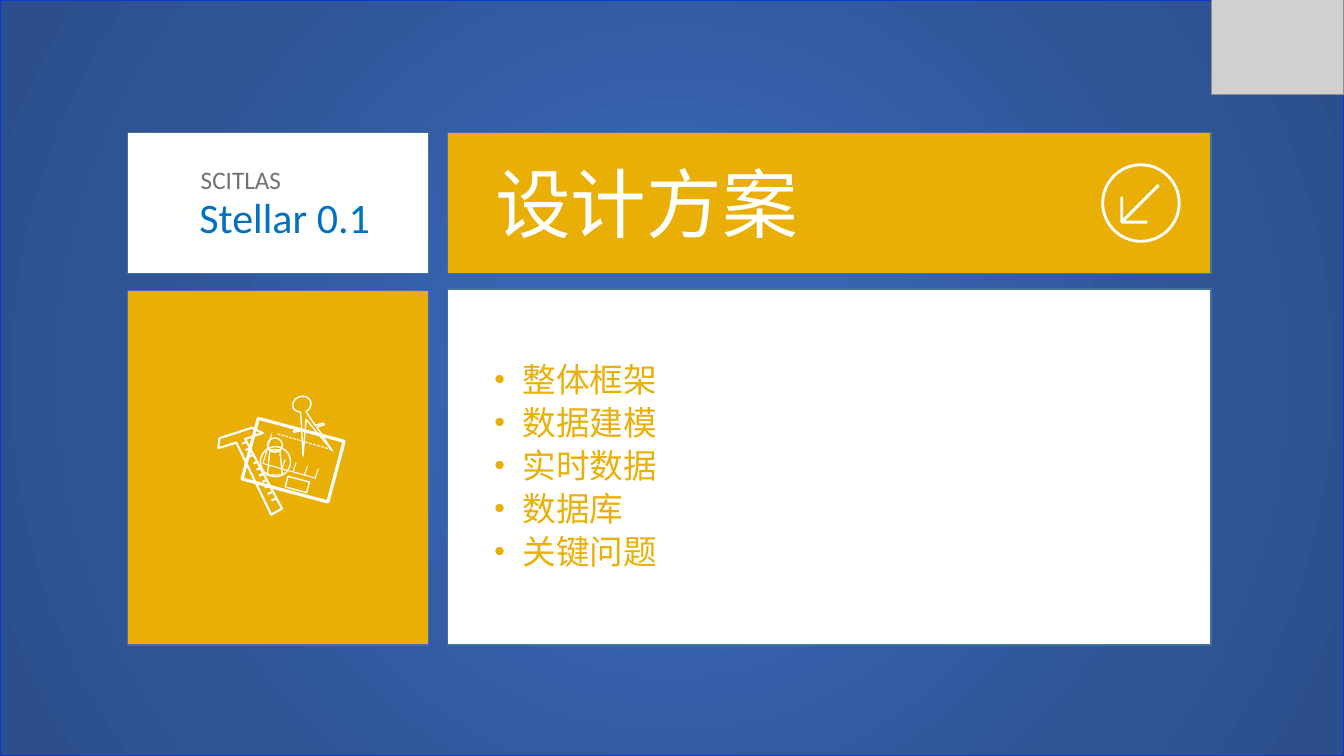
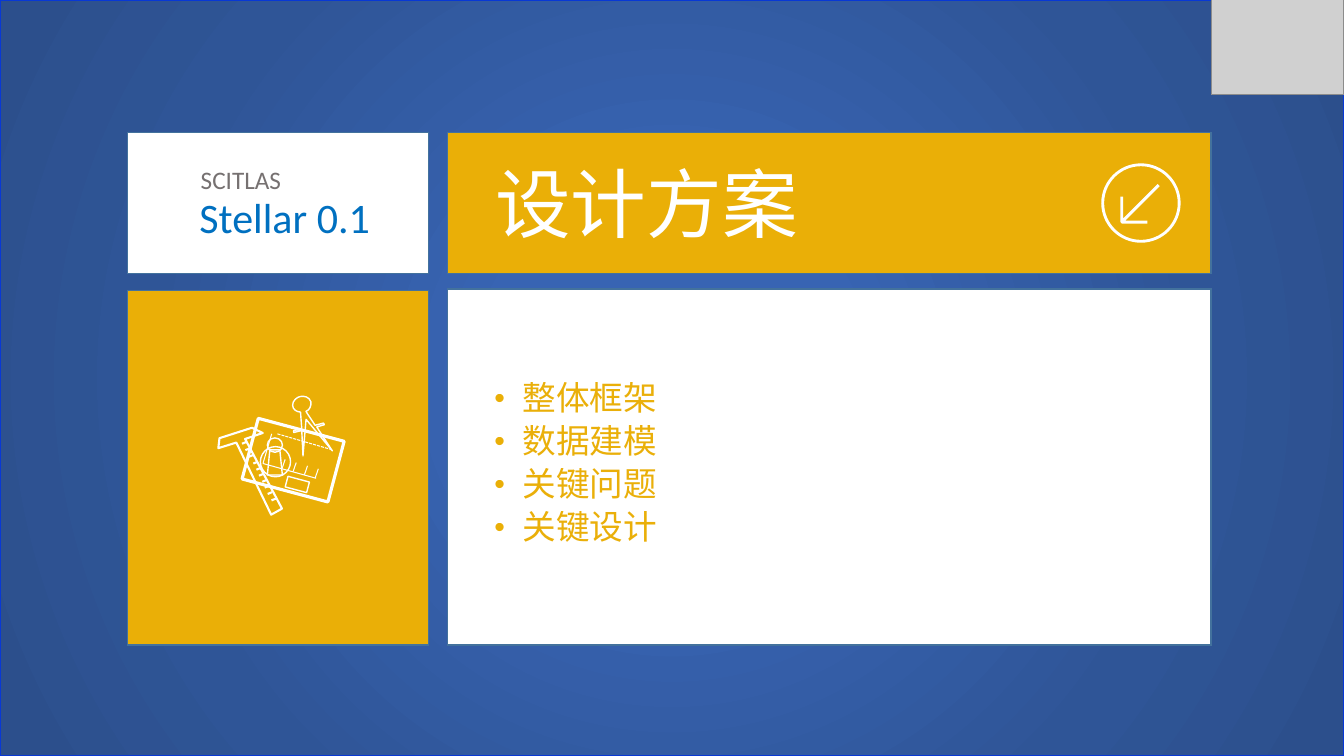
Before and after one commit to SCITLAS/Stellar, a slide deck: slide 8 of Stellar_0.1/documents/design.pptx. Drawn at 1344x756 pixels with LibreOffice and Linux fonts; fonts in the diff are those of the drawing; grey boxes stand for pictures. Boxes give left, top, right and bottom in pixels: in the first picture for what was removed or moved away, otherwise in the second. Text is boxed around its words. In the diff, an @@ line names an element or a change of style, - is before the commit and + after.

```diff
--- a/Stellar_0.1/documents/design.pptx
+++ b/Stellar_0.1/documents/design.pptx
@@ text "整体框架": place and size @@
-text "整体框架" at box(523, 364, 657, 567)
+text "整体框架" at box(523, 382, 657, 542)
@@ text at box(523, 449, 657, 524): paragraphs removed @@
-• 实时数据
-• 数据库
@@ text at box(523, 511, 657, 542): paragraph added @@
+• 关键设计
```
Also in this commit, not shown: 6 other slides changed, 9 slides added.
